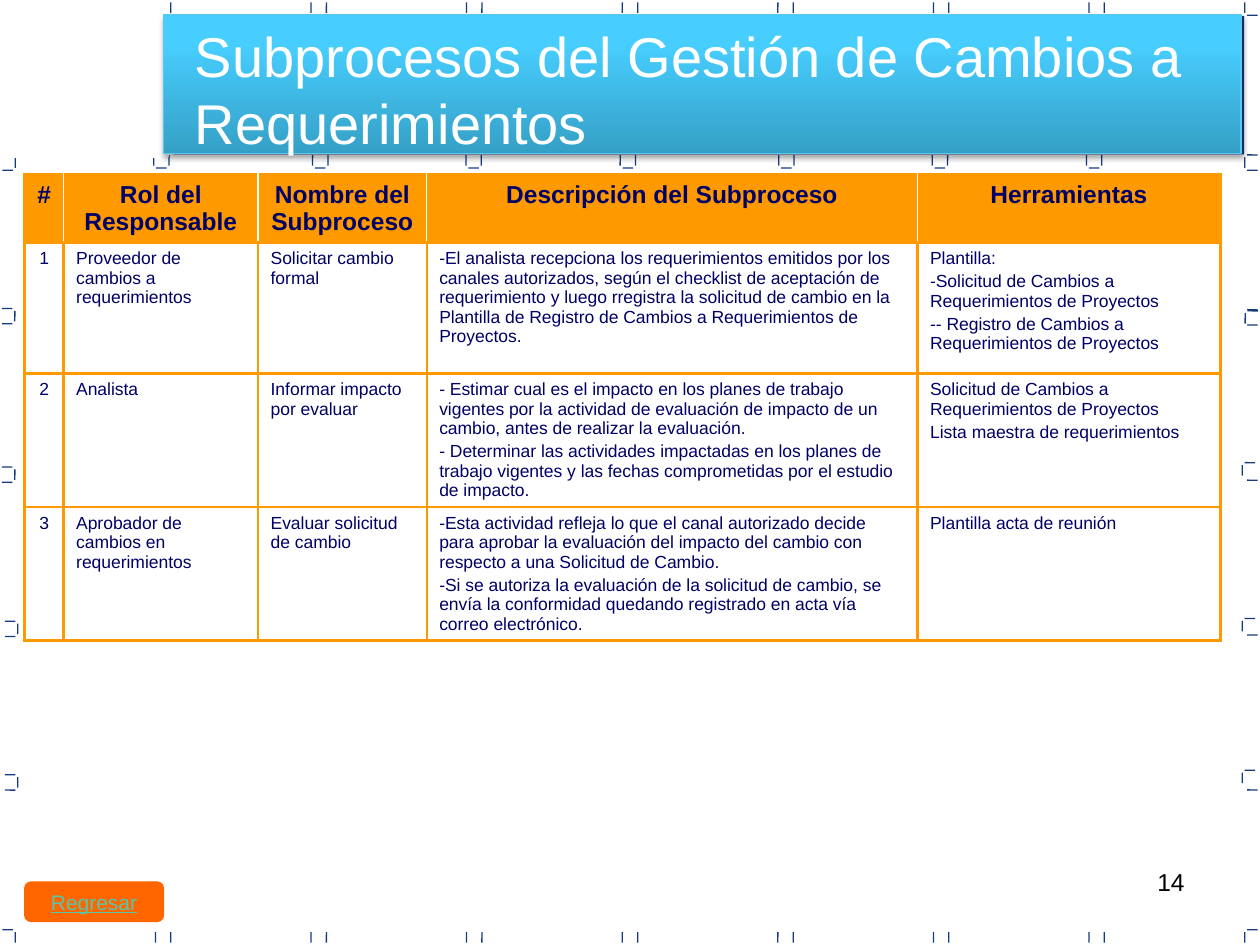
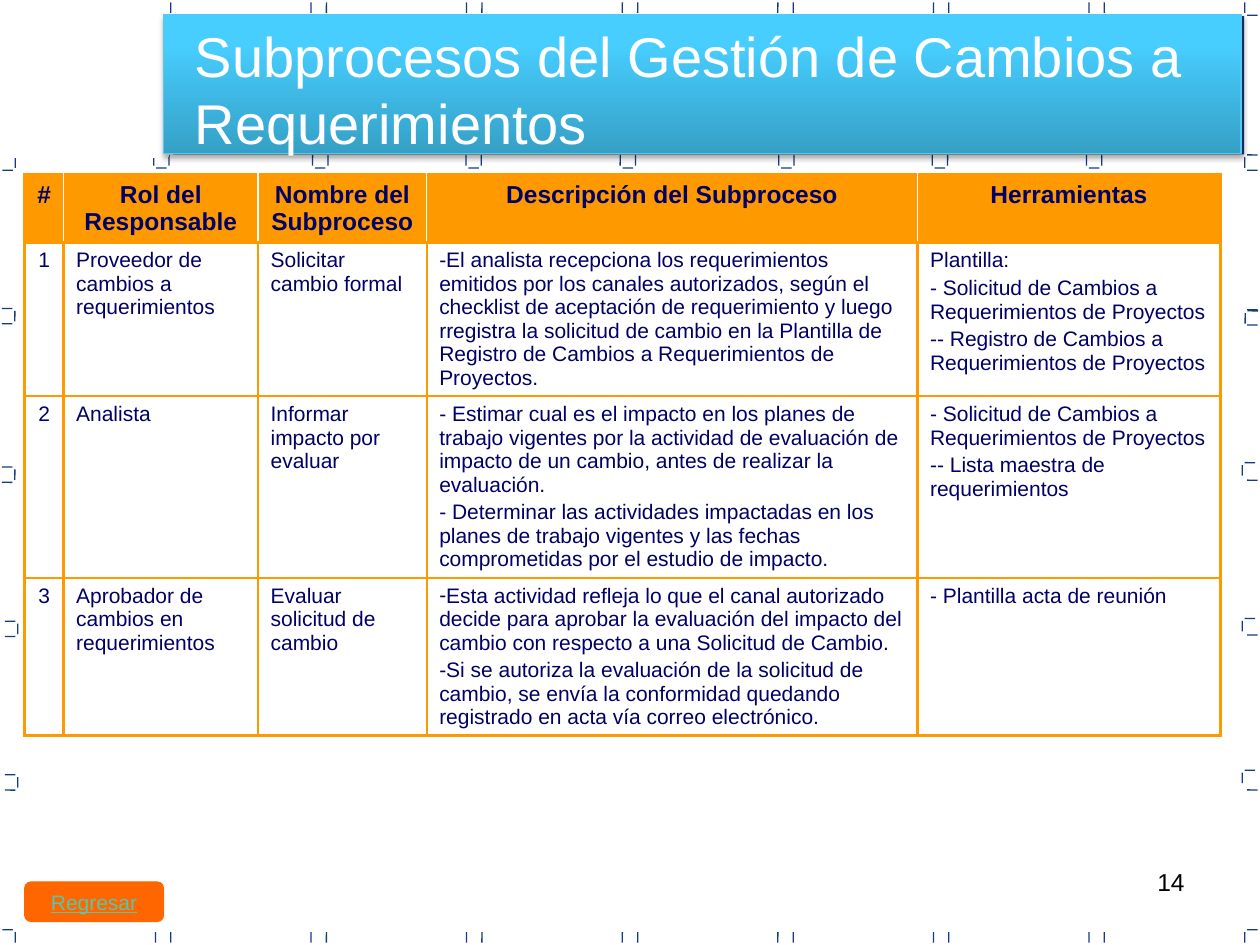
Before and after one commit to RSegura7/Travel-Peru-Express-Documentos, a slide deck: slide 14 of Area de proceso REQM/PGREQ_V0.1.pptx. Drawn at 1260x945 pixels with LibreOffice and Linux fonts; fonts in the diff are those of the drawing. Boxes give left, top, right and bottom in pixels: in the first picture for what was removed or moved away, otherwise in the second. Text is boxed around its words. In the diff, an @@ line names an element or a change of style, - is before the commit and + after.

```diff
--- a/Area de proceso REQM/PGREQ_V0.1.pptx
+++ b/Area de proceso REQM/PGREQ_V0.1.pptx
@@ table at (x1=25, y1=175, x2=1221, y2=774) @@
-row 3, column 5: Solicitud de Cambios a Requerimientos de Proyectos / Lista maestra de requerimientos
+row 3, column 5: - Solicitud de Cambios a Requerimientos de Proyectos / -- Lista maestra de requerimientos
-row 4, column 5: Plantilla acta de reunión
+row 4, column 5: - Plantilla acta de reunión
@@ size 10 to 12 pt in "1", "Proveedor de cambios a requerimientos", "Solicitar cambio formal", "El analista recepciona los requerimientos emitidos por ..." and 13 more places @@
```
Also in this commit, not shown: 7 other slides changed, 12 other files.
